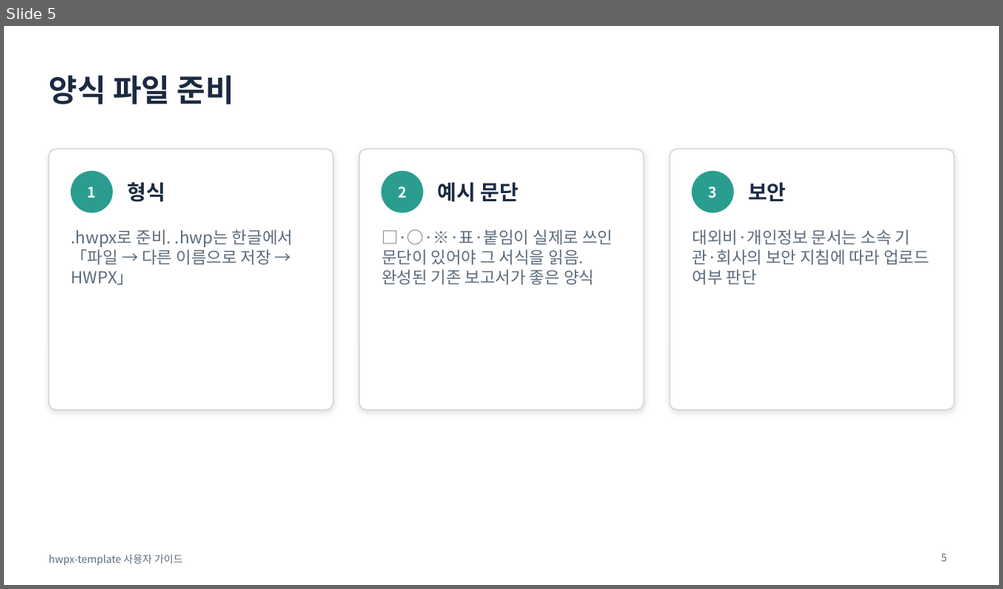
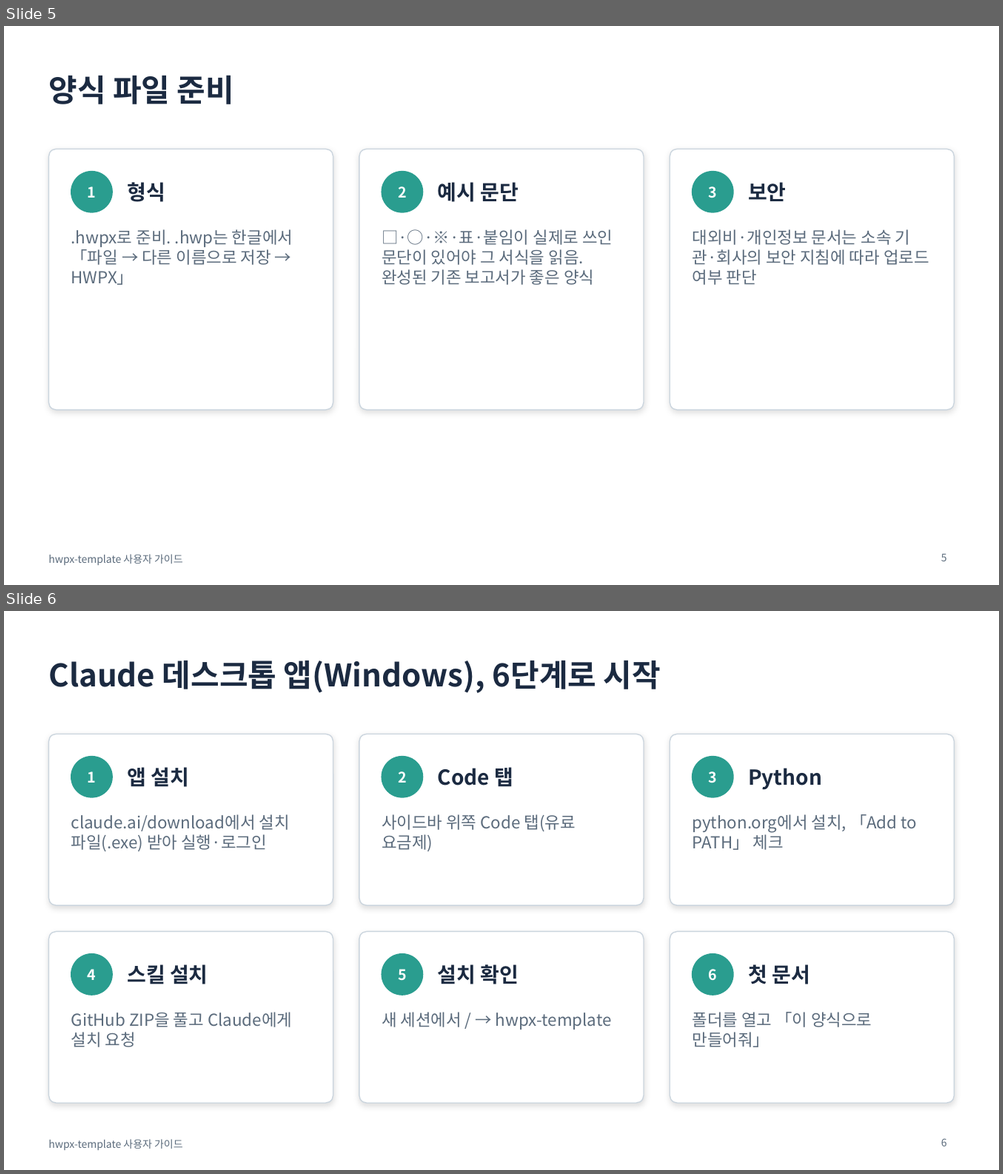
Before and after one commit to emilyJ7/hwpx-template-public, a slide deck: docs/사용자가이드.pptx. Shown one above the other, each under a label of ours: slide 5 before the commit, slides 5 and 6 after it. The pictures are 1003x589 and 1003x1174 pixels, drawn with LibreOffice and Linux fonts; fonts in the diff are those of the drawing. Boxes give left, top, right and bottom in pixels: in the first picture for what was removed or moved away, otherwise in the second. Text is boxed around its words. In the diff, an @@ line names an element or a change of style, - is before the commit and + after.

```diff
--- a/docs/사용자가이드.pptx
+++ b/docs/사용자가이드.pptx
@@ slide 6 added at [4, 611, 999, 1170], background #FFFFFF; not listed: 1 template element that a slide beside it also shows @@
@@ title added at [48, 660, 660, 693], 30 pt, text #1B2A41, bold @@
+Claude 데스크톱 앱(Windows), 6단계로 시작
@@ rounded rectangle added at [48, 734, 333, 906], fill #FFFFFF, outline #CBD5DE 1 pt @@
@@ rounded rectangle added at [359, 734, 643, 906], fill #FFFFFF, outline #CBD5DE 1 pt @@
@@ rounded rectangle added at [669, 734, 954, 906], fill #FFFFFF, outline #CBD5DE 1 pt @@
@@ ellipse added at [71, 757, 112, 797], fill #2A9D8F, outline #2A9D8F 1 pt @@
@@ ellipse added at [381, 757, 423, 797], fill #2A9D8F, outline #2A9D8F 1 pt @@
@@ ellipse added at [692, 757, 733, 797], fill #2A9D8F, outline #2A9D8F 1 pt @@
@@ text added at [88, 772, 96, 783], 14 pt, text #FFFFFF, bold @@
+1
@@ text added at [127, 767, 189, 787], 20 pt, text #1B2A41, bold @@
+앱 설치
@@ text added at [398, 772, 407, 783], 14 pt, text #FFFFFF, bold @@
+2
@@ text added at [438, 767, 513, 787], 20 pt, text #1B2A41, bold @@
+Code 탭
@@ text added at [708, 772, 717, 783], 14 pt, text #FFFFFF, bold @@
+3
@@ text added at [748, 768, 822, 790], 20 pt, text #1B2A41, bold @@
+Python
@@ text added at [71, 815, 290, 851], 16 pt, text #5B6B7C @@
+claude.ai/download에서 설치 파일(.exe) 받아 실행·로그인
@@ text added at [381, 815, 575, 851], 16 pt, text #5B6B7C @@
+사이드바 위쪽 Code 탭(유료 요금제)
@@ text added at [692, 815, 917, 850], 16 pt, text #5B6B7C @@
+python.org에서 설치, 「Add to PATH」 체크
@@ rounded rectangle added at [48, 932, 333, 1103], fill #FFFFFF, outline #CBD5DE 1 pt @@
@@ rounded rectangle added at [359, 932, 643, 1103], fill #FFFFFF, outline #CBD5DE 1 pt @@
@@ rounded rectangle added at [669, 932, 954, 1103], fill #FFFFFF, outline #CBD5DE 1 pt @@
@@ ellipse added at [71, 954, 112, 995], fill #2A9D8F, outline #2A9D8F 1 pt @@
@@ text added at [127, 965, 208, 985], 20 pt, text #1B2A41, bold @@
+스킬 설치
@@ ellipse added at [381, 954, 423, 995], fill #2A9D8F, outline #2A9D8F 1 pt @@
@@ text added at [438, 965, 519, 985], 20 pt, text #1B2A41, bold @@
+설치 확인
@@ ellipse added at [692, 954, 733, 995], fill #2A9D8F, outline #2A9D8F 1 pt @@
@@ text added at [748, 965, 810, 985], 20 pt, text #1B2A41, bold @@
+첫 문서
@@ text added at [88, 969, 96, 980], 14 pt, text #FFFFFF, bold @@
+4
@@ text added at [398, 969, 407, 981], 14 pt, text #FFFFFF, bold @@
+5
@@ text added at [708, 969, 717, 981], 14 pt, text #FFFFFF, bold @@
+6
@@ text added at [71, 1012, 292, 1048], 16 pt, text #5B6B7C @@
+GitHub ZIP을 풀고 Claude에게 설치 요청
@@ text added at [381, 1012, 612, 1030], 16 pt, text #5B6B7C @@
+새 세션에서 / → hwpx-template
@@ text added at [692, 1012, 871, 1048], 16 pt, text #5B6B7C @@
+폴더를 열고 「이 양식으로 만들어줘」
@@ page number added at [941, 1139, 947, 1147], 10 pt, text #5B6B7C @@
+6
```
Also in this commit, not shown: 3 slides changed, 19 other slides added, 23 other files.
